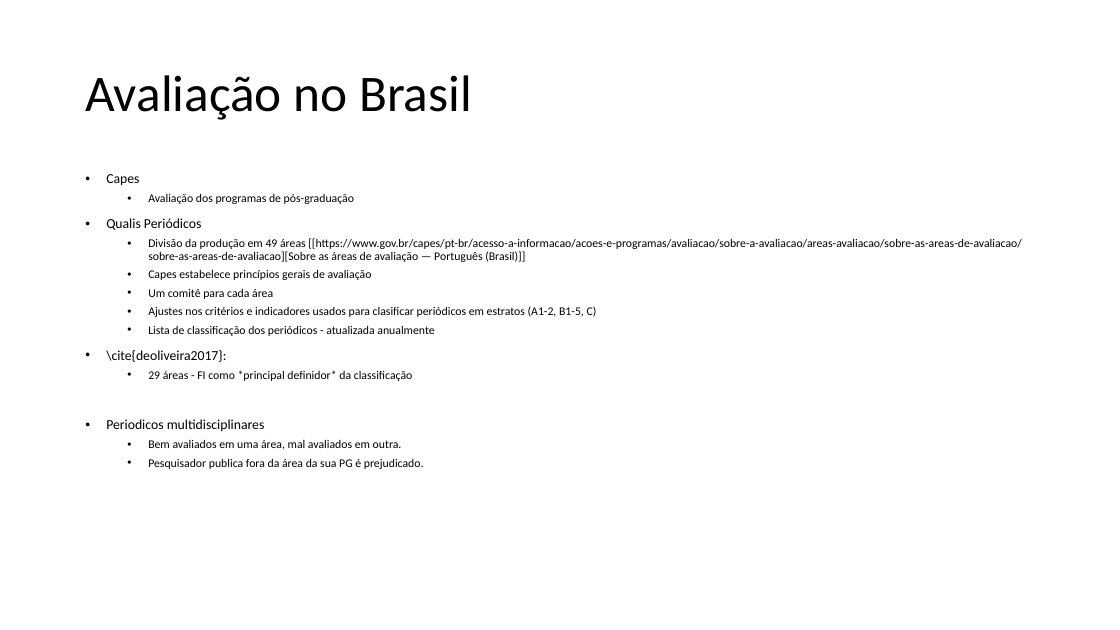
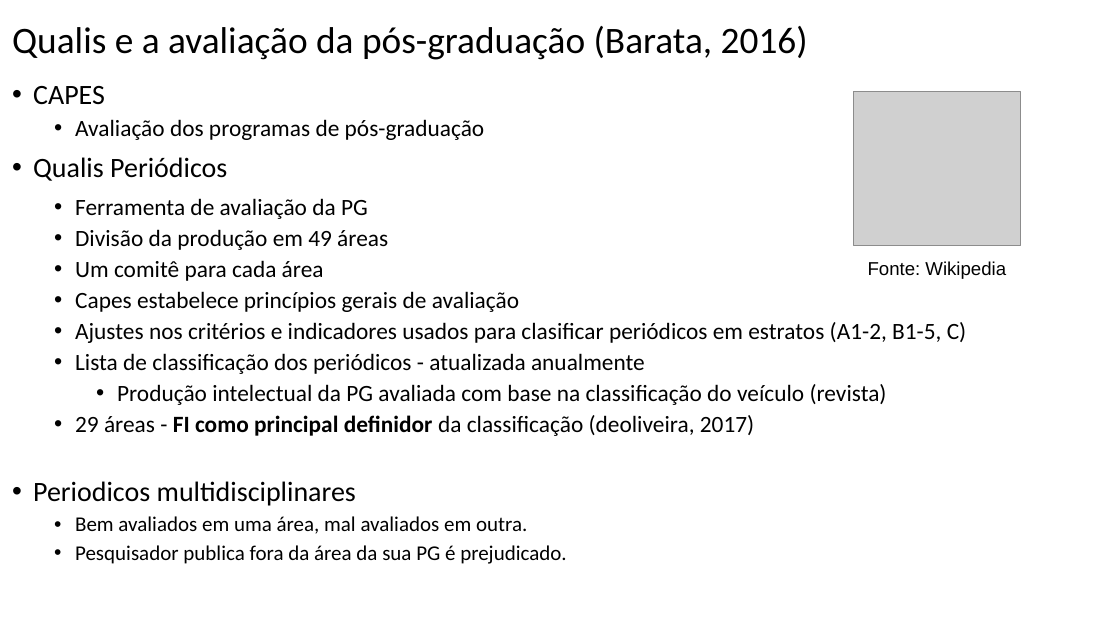
Before and after one commit to gavieira/ECG, a slide deck: slide 27 of apresentacao/apresentacao.pptx (slide 30 before the commit). Drawn at 1120x630 pixels with LibreOffice and Linux fonts; fonts in the diff are those of the drawing; grey boxes stand for pictures. Boxes give left, top, right and bottom in pixels: in the first picture for what was removed or moved away, otherwise in the second. Text is boxed around its words. In the diff, an @@ line names an element or a change of style, - is before the commit and + after.

```diff
--- a/apresentacao/apresentacao.pptx
+++ b/apresentacao/apresentacao.pptx
@@ text added at [12,26,808,60], 32 pt, text #000000 @@
+Qualis e a avaliação da pós-graduação (Barata, 2016)
@@ text "CAPES": place and size @@
-text "CAPES" at [106,174,1022,469]
+text "CAPES" at [33,86,967,564]
@@ text at [33,86,105,105]: text changed; size 11.8 to 24 pt @@
-• Capes
+• CAPES
@@ text removed at [85,75,472,120] @@
-Avaliação no Brasil
@@ text at [33,119,967,564]: size 10.1 to 20 pt in "Avaliação dos programas de pós-graduação", "Capes estabelece princípios gerais de avaliação", "Ajustes nos critérios e indicadores usados para ...", "Lista de classificação dos periódicos - atualizada ..."; size 11.8 to 24 pt in "Qualis Periódicos", "Periodicos multidisciplinares"; size 10.1 to 18 pt in "Bem avaliados em uma área, mal avaliados ...", "Pesquisador publica fora da área da sua ..." @@
@@ picture added at [854,91,1021,245] @@
@@ text at [75,198,388,281]: text changed; size 10.1 to 20 pt @@
-  • Divisão da produção em 49 áreas [[https://www.gov.br/capes/pt-br/acesso-a-informacao/acoes-e-programas/avaliacao/sobre-a-avaliacao/areas-avaliacao/sobre-as-areas-de-avaliacao/sobre-as-areas-de-avaliacao][Sobre as áreas de avaliação — Português (Brasil)]]
+  • Ferramenta de avaliação da PG
+  • Divisão da produção em 49 áreas
+  • Um comitê para cada área
@@ text added at [868,261,1006,279], 16 pt, text #000000 @@
+Fonte: Wikipedia
@@ text at [148,289,273,299]: paragraph removed @@
-  • Um comitê para cada área
@@ text at [75,384,887,436]: text changed; size 10.1 to 20 pt @@
-• \cite{deoliveira2017}:
-  • 29 áreas - FI como *principal definidor* da classificação
+    • Produção intelectual da PG avaliada com base na classificação do veículo (revista)
+  • 29 áreas - FI como principal definidor da classificação (deoliveira, 2017)
```
Also in this commit, not shown: 10 other slides changed, 20 slides added, 14 slides removed, 9 other files.
